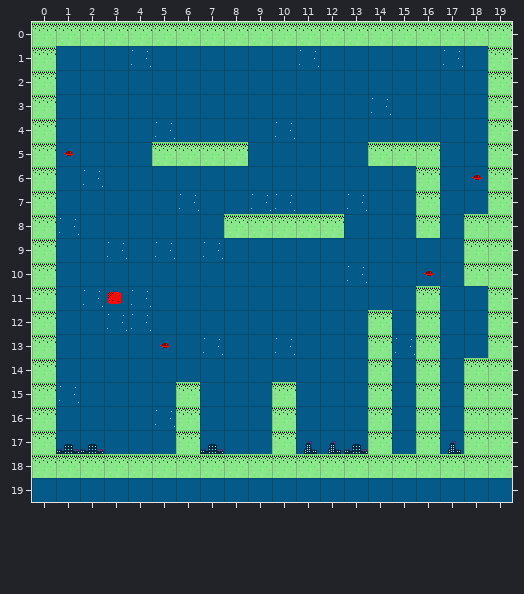
Level history. Tiled map: assets/level01.tmx. The first picture shows the starting point.
Cells are 24x24 px. Shown: x 0..19, y 0..19.
The result:
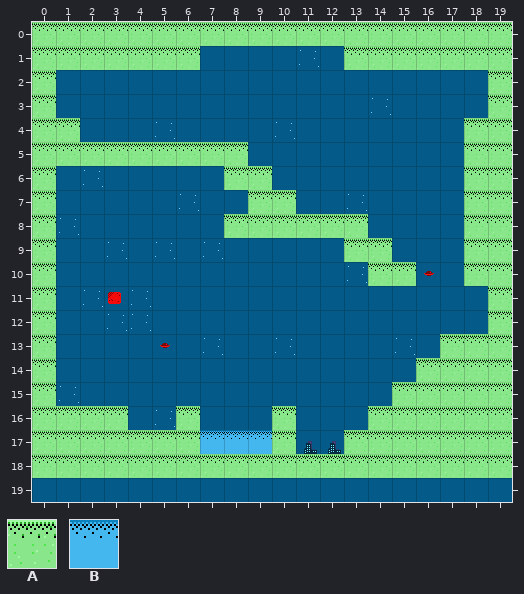
Key: from "levels": A 0, B 3.
_ is an empty cell.
Diff:
{"where": "layer \"ground\""}
{"y":1,"x":1,"old":"______","new":"AAAAAA"}
{"y":1,"x":13,"old":"______","new":"AAAAAA"}
{"y":4,"x":1,"old":"_","new":"A"}
{"y":4,"x":18,"old":"_","new":"A"}
{"y":5,"x":1,"old":"____","new":"AAAA"}
{"y":5,"x":14,"old":"AAA","new":"___"}
{"y":5,"x":18,"old":"_","new":"A"}
{"y":6,"x":8,"old":"__","new":"AA"}
{"y":6,"x":16,"old":"A","new":"_"}
{"y":6,"x":18,"old":"_","new":"A"}
{"y":7,"x":9,"old":"__","new":"AA"}
{"y":7,"x":16,"old":"A","new":"_"}
{"y":7,"x":18,"old":"_","new":"A"}
{"y":8,"x":13,"old":"_","new":"A"}
{"y":8,"x":16,"old":"A","new":"_"}
{"y":9,"x":13,"old":"__","new":"AA"}
{"y":10,"x":14,"old":"__","new":"AA"}
{"y":11,"x":16,"old":"A","new":"_"}
{"y":12,"x":14,"old":"A","new":"_"}
{"y":12,"x":16,"old":"A","new":"_"}
{"y":13,"x":14,"old":"A","new":"_"}
{"y":13,"x":16,"old":"A__","new":"_AA"}
{"y":14,"x":14,"old":"A","new":"_"}
{"y":14,"x":17,"old":"_","new":"A"}
{"y":15,"x":6,"old":"A","new":"_"}
{"y":15,"x":10,"old":"A","new":"_"}
{"y":15,"x":14,"old":"A_","new":"_A"}
{"y":15,"x":17,"old":"_","new":"A"}
{"y":16,"x":1,"old":"___","new":"AAA"}
{"y":16,"x":15,"old":"_","new":"A"}
{"y":16,"x":17,"old":"_","new":"A"}
{"y":17,"x":1,"old":"_____","new":"AAAAA"}
{"y":17,"x":7,"old":"___","new":"BBB"}
{"y":17,"x":13,"old":"_","new":"A"}
{"y":17,"x":15,"old":"_","new":"A"}
{"y":17,"x":17,"old":"_","new":"A"}
